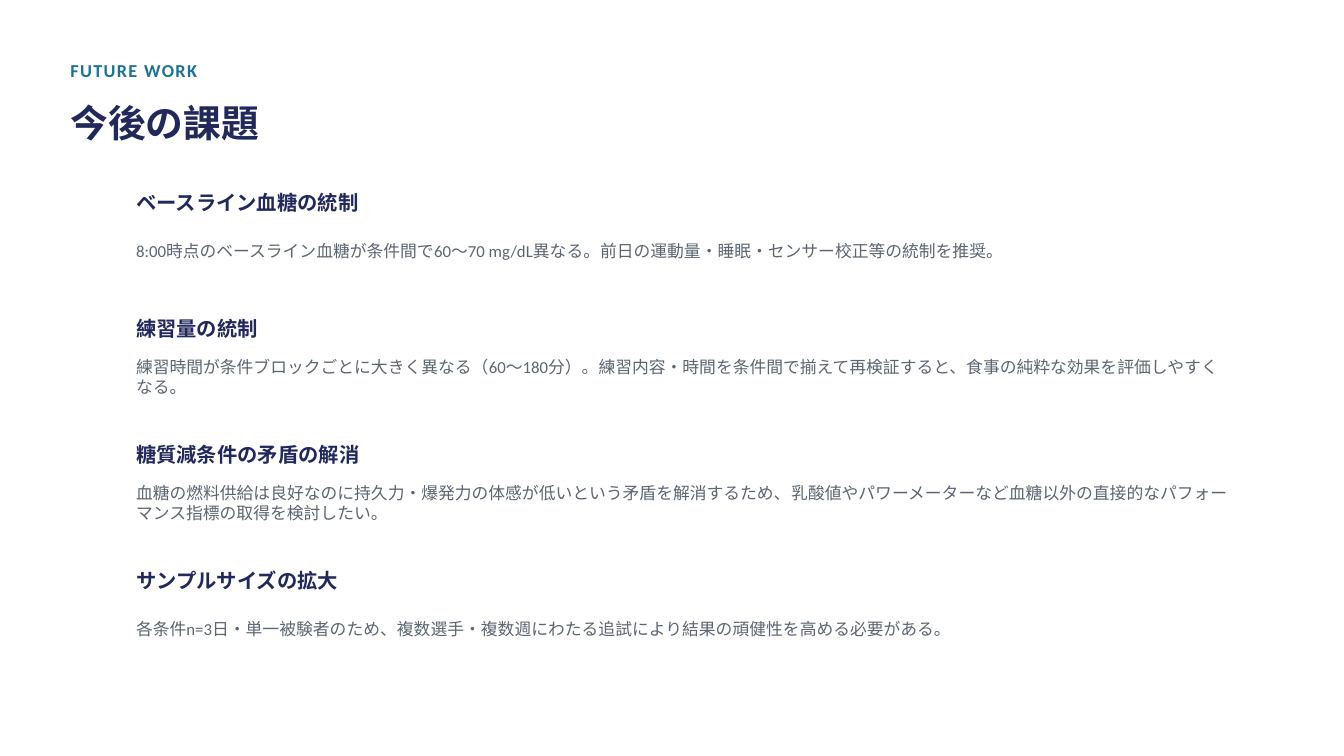
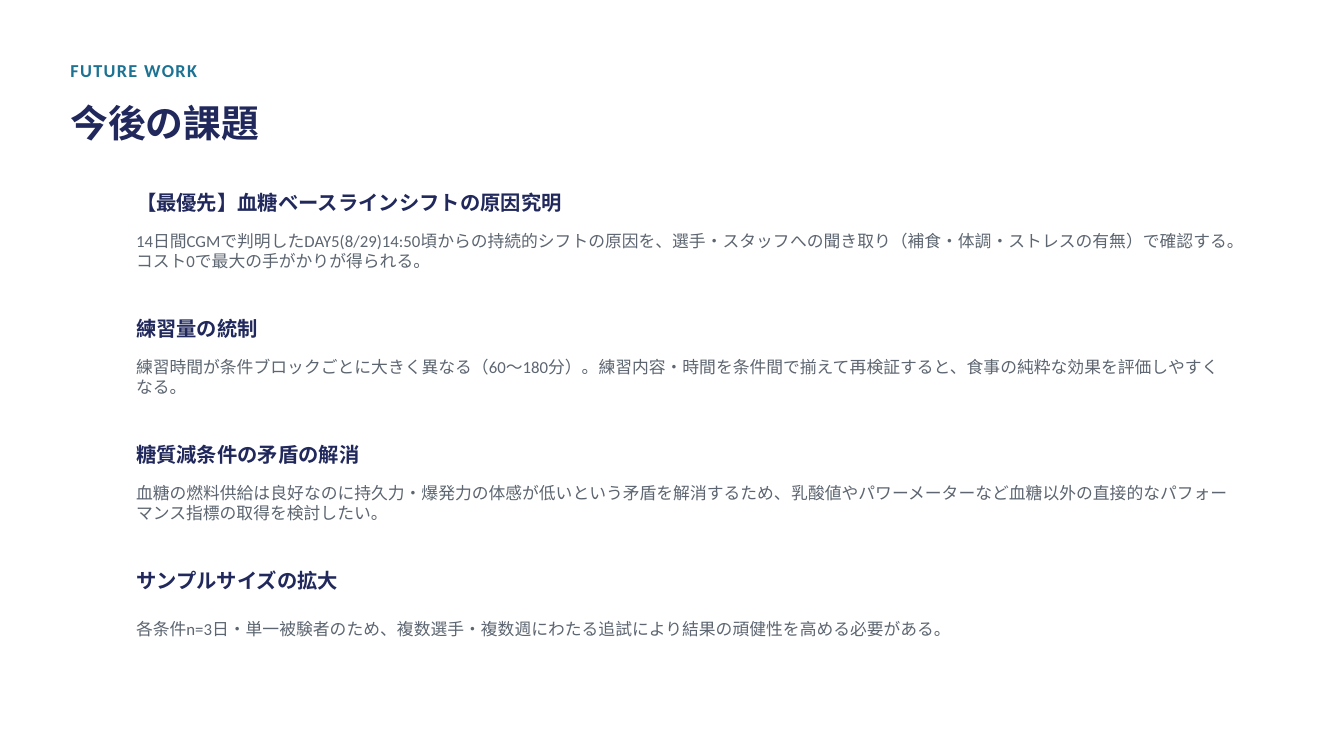
Before and after one commit to atsuh2022-ux/AK, a slide deck: slide 25 of analysis/slides/卒論発表_実験1実験2.pptx (slide 24 before the commit). Drawn at 1344x756 pixels with LibreOffice and Linux fonts; fonts in the diff are those of the drawing. Boxes give left, top, right and bottom in pixels: in the first picture for what was removed or moved away, otherwise in the second. Text is boxed around its words. In the diff, an @@ line names an element or a change of style, - is before the commit and + after.

```diff
--- a/analysis/slides/卒論発表_実験1実験2.pptx
+++ b/analysis/slides/卒論発表_実験1実験2.pptx
@@ text at bbox=[136, 192, 562, 212]: text changed @@
-ベースライン血糖の統制
+【最優先】血糖ベースラインシフトの原因究明
@@ text at bbox=[136, 234, 1244, 269]: text changed @@
-8:00時点のベースライン血糖が条件間で60〜70 mg/dL異なる。前日の運動量・睡眠・センサー校正等の統制を推奨。
+14日間CGMで判明したDAY5(8/29)14:50頃からの持続的シフトの原因を、選手・スタッフへの聞き取り（補食・体調・ストレスの有無）で確認する。コスト0で最大の手がかりが得られる。
```
Also in this commit, not shown: 3 other slides changed, 1 slide added, 9 other files.
